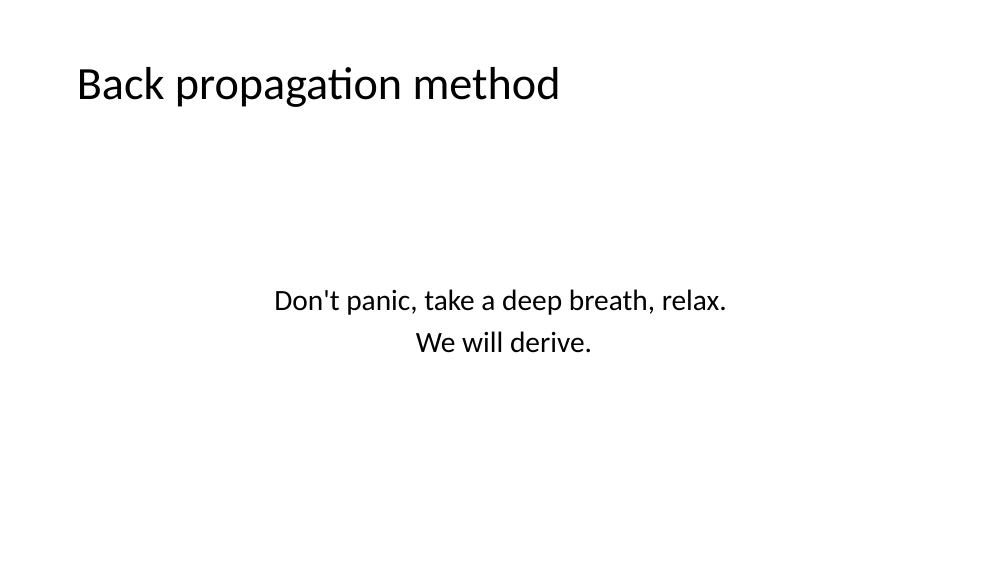
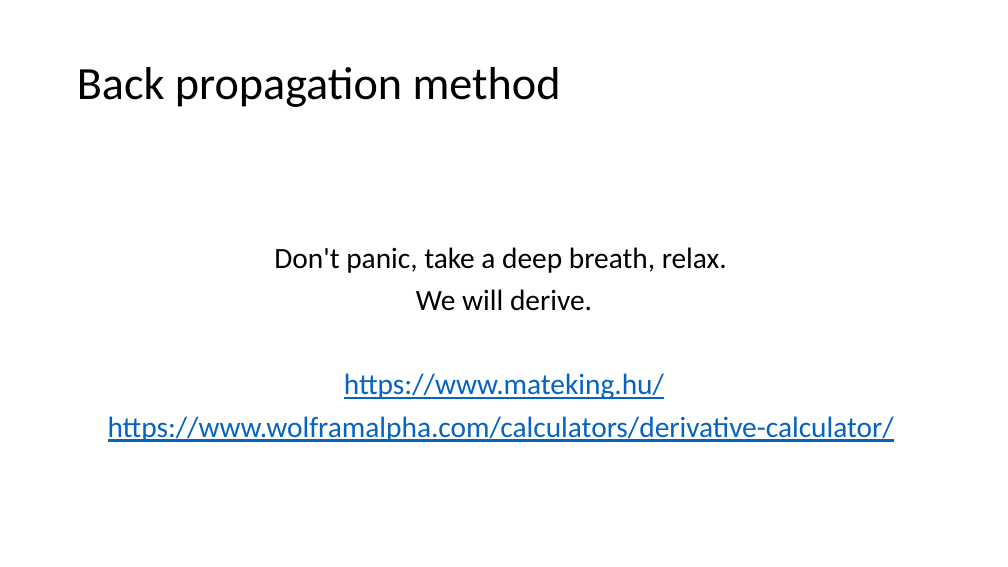
Before and after one commit to zasboth/tutorials, a slide deck: slide 13 of Neural networks/Neural Network Basics1.pptx (slide 5 before the commit). Drawn at 1008x567 pixels with LibreOffice and Linux fonts; fonts in the diff are those of the drawing. Boxes give left, top, right and bottom in pixels: in the first picture for what was removed or moved away, otherwise in the second. Text is boxed around its words. In the diff, an @@ line names an element or a change of style, - is before the commit and + after.

Commit message:
NN version 2

```diff
--- a/Neural networks/Neural Network Basics1.pptx
+++ b/Neural networks/Neural Network Basics1.pptx
@@ text at (108,373,894,442): paragraphs added @@
+https://www.mateking.hu/
+https://www.wolframalpha.com/calculators/derivative-calculator/
```
Also in this commit, not shown: 3 other slides changed, 5 slides added.
